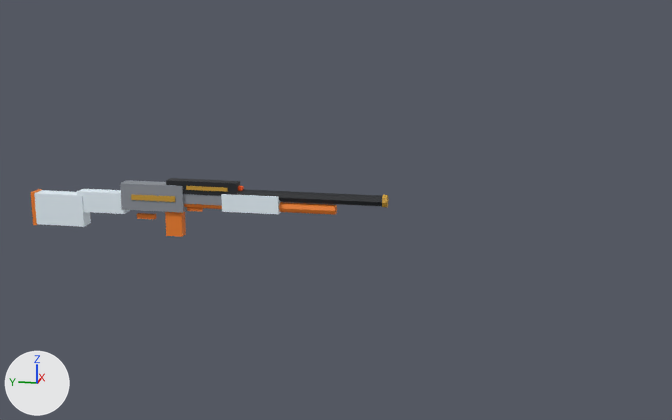
The glTF model assets/models/weapons/weapons.glb: old version first, new version second.
Rendered twice from a 50 mm lens placed at (-2.243, -0.796, 0.575), pointed at (0.011, -0.346, 0.011). The axes (+X, +Y, +Z) are drawn at lower left. The lights are the same throughout. The picture after the commit comes second. Vertices at exactly the same position are counted once.

Objects in the first picture: 'Pistol', 'Shotgun'.
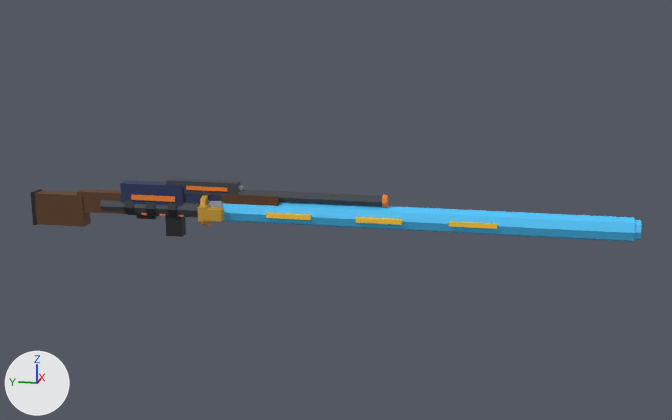
Where the change shows, as pixel boxes (x1, y1, x2, y2) in the pictures (672 x 420 px):
'Lightsaber', added (blue): after (100, 200, 641, 242)
'FlameSword', added: after (137, 203, 497, 229)
'Katana', added (mostly hidden): after (141, 195, 213, 226)
part 1 of me_pistol, surface changed: (165, 178, 244, 237) in both
part 2 of me_shotgun, surface changed (grey to brown): (31, 180, 389, 227) in both

The change, as a diff of the scene's bpy script:
```diff
--- a/assets/models/weapons/weapons.glb.py
+++ b/assets/models/weapons/weapons.glb.py
@@ me_pistol @@
 me_pistol.from_pydata(...)  # 64 vertices, 100 faces; spans x -0.018..0.018, y -0.104..0.104, z -0.075..0.075
 # used by ob_pistol; location = (0.0, 0.0, 0.0)
+# me_pistol part 1: texture (UV) coordinates of 100 of 100 faces, centred in x -0.018..0.018, y -0.104..0.104, z -0.075..0.075, changed; they spanned u 0.08..0.92, v 0.5..0.5 and now span u 0.04..0.42, v 0.5..0.5
 me_pistol.materials.append(mat_weaponmaterial)
@@ me_shotgun @@
 me_shotgun.from_pydata(...)  # 112 vertices, 180 faces; spans x -0.022..0.022, y -0.479..0.479, z -0.062..0.062
 # used by ob_shotgun; location = (0.0, 0.0, 0.0)
+# me_shotgun part 2: texture (UV) coordinates of 180 of 180 faces, centred in x -0.022..0.022, y -0.479..0.479, z -0.062..0.062, changed; they spanned u 0.08..0.75, v 0.5..0.5 and now span u 0.04..0.35, v 0.5..0.5
 me_shotgun.materials.append(mat_weaponmaterial)
@@ me_lightsaber @@
+me_lightsaber.from_pydata(...)  # 136 vertices, 236 faces; spans x -0.032..0.032, y -1.085..0.28, z -0.032..0.032
+me_lightsaber.materials.append(mat_weaponmaterial)  # picture img_weapon_palette
@@ me_katana @@
+me_katana.from_pydata(...)  # 96 vertices, 152 faces; spans x -0.046..0.046, y -0.97..0.214, z -0.046..0.046
+me_katana.materials.append(mat_weaponmaterial)  # picture img_weapon_palette
@@ me_flamesword @@
+me_flamesword.from_pydata(...)  # 120 vertices, 184 faces; spans x -0.063..0.063, y -0.905..0.215, z -0.022..0.022
+me_flamesword.materials.append(mat_weaponmaterial)  # picture img_weapon_palette
@@ ob_lightsaber @@
+ob_lightsaber = bpy.data.objects.new('Lightsaber', me_lightsaber)
+ob_lightsaber.location = (0.0, 0.0, 0.0)
@@ ob_katana @@
+ob_katana = bpy.data.objects.new('Katana', me_katana)
+ob_katana.location = (0.0, 0.0, 0.0)
@@ ob_flamesword @@
+ob_flamesword = bpy.data.objects.new('FlameSword', me_flamesword)
+ob_flamesword.location = (0.0, 0.0, 0.0)
```
